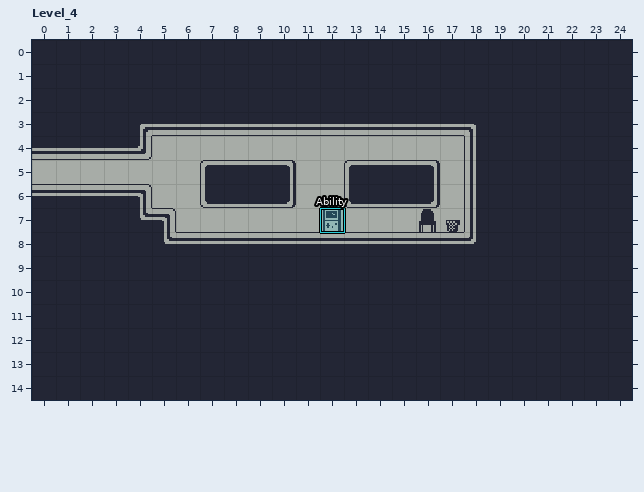
Level history. LDtk project: PuzzlePlatformer/source/levels/world.ldtk. Above is the file before it was changed.
Cells are 16x16 px. Shown: Level_4 x 0..24, y 0..14. The commit also changed other parts of the map, which this record leaves out.
And afterwards:
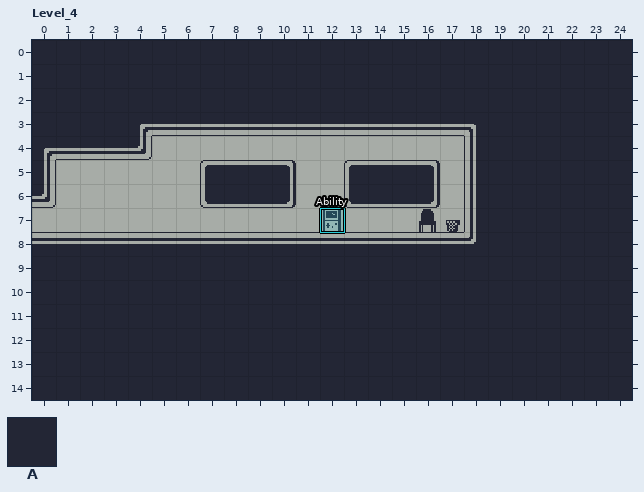
Key: from "Walls": A 1.
_ is an empty cell, . an unchanged one.
What changed:
--- layer "Walls"
@@ x 0..5 @@
- 5 _.....
- 6 .AAAA.
- 7 AAAAAA
+ 5 A.....
+ 6 .____.
+ 7 ______
